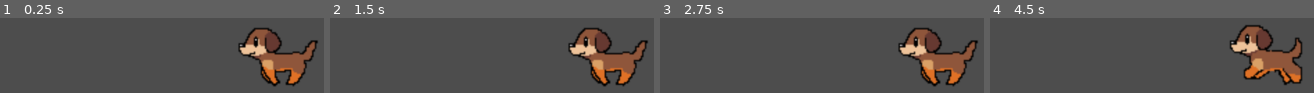
Above: before the commit, frames 1-4 (left to right).
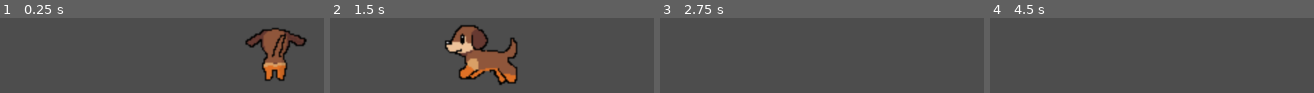
Above: after the commit, the same moments.

Repository: WOCae/dog
Game: Godot game, scene res://dog.tscn
The game is run twice, just before and just after one commit, with the same random seed, the same clock (stepped at 60 frames per second) and the same inputs.
Inputs:
- Up to frame 1 (0.25 s): no input
- Up to frame 2 (1.5 s): tap Enter at 1.25 s; hold Left (ui_left) from 1.28 s (still down)
- Up to frame 3 (2.75 s): release Left (ui_left) at 2.03 s
- Up to frame 4 (4.5 s): hold Left (ui_left) from 3.53 s (still down); tap Space at 4.25 s

The runs differ from the first frame. In frame 1, 11% of the frame differs, in the area x 73-99%, y 13-92%; in frame 2, 20%, in the area x 35-99%, y 9-92%; in frame 3, 9.8%; in frame 4, 10%.

Commit message:
Update dog.gd

Diff:
--- a/dog.gd
+++ b/dog.gd
@@ -1,9 +1,19 @@
 extends Area2D
+
+const SPEED := 15.0
 
 func _ready() -> void:
 	position = Vector2(400,500)
 	scale =  Vector2(2,2)
 
 func _process(delta: float) -> void:
-	$AnimatedSprite2D.animation = &"walk"
+	#$AnimatedSprite2D.animation = &"walk"
+	#$AnimatedSprite2D.play()
+	var velocity = Vector2.ZERO
+	if Input.is_action_pressed("ui_left"):
+		velocity.x -= 1*delta
+		$AnimatedSprite2D.animation = &"walk"
+		$AnimatedSprite2D.flip_h = false
+
+	position += velocity.normalized() * SPEED
 	$AnimatedSprite2D.play()
